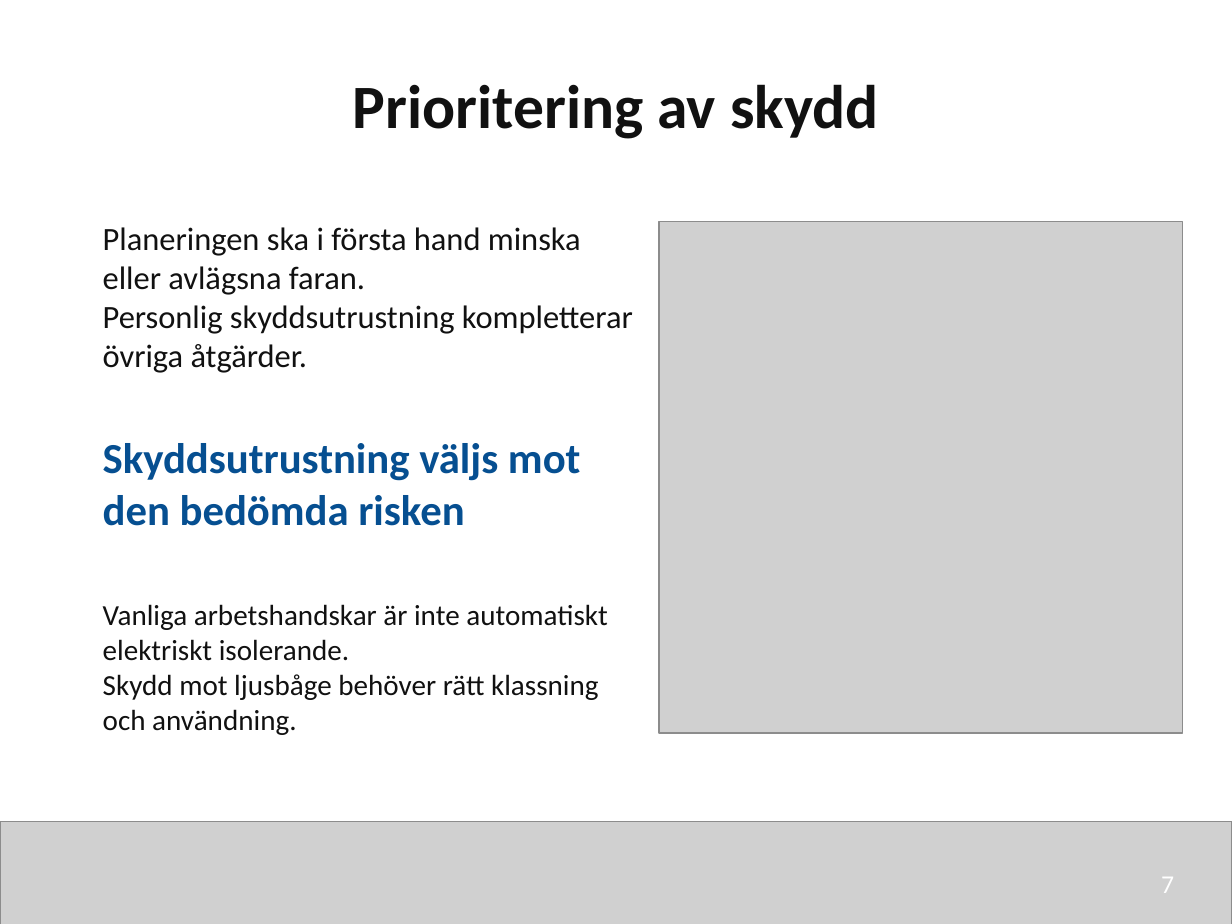
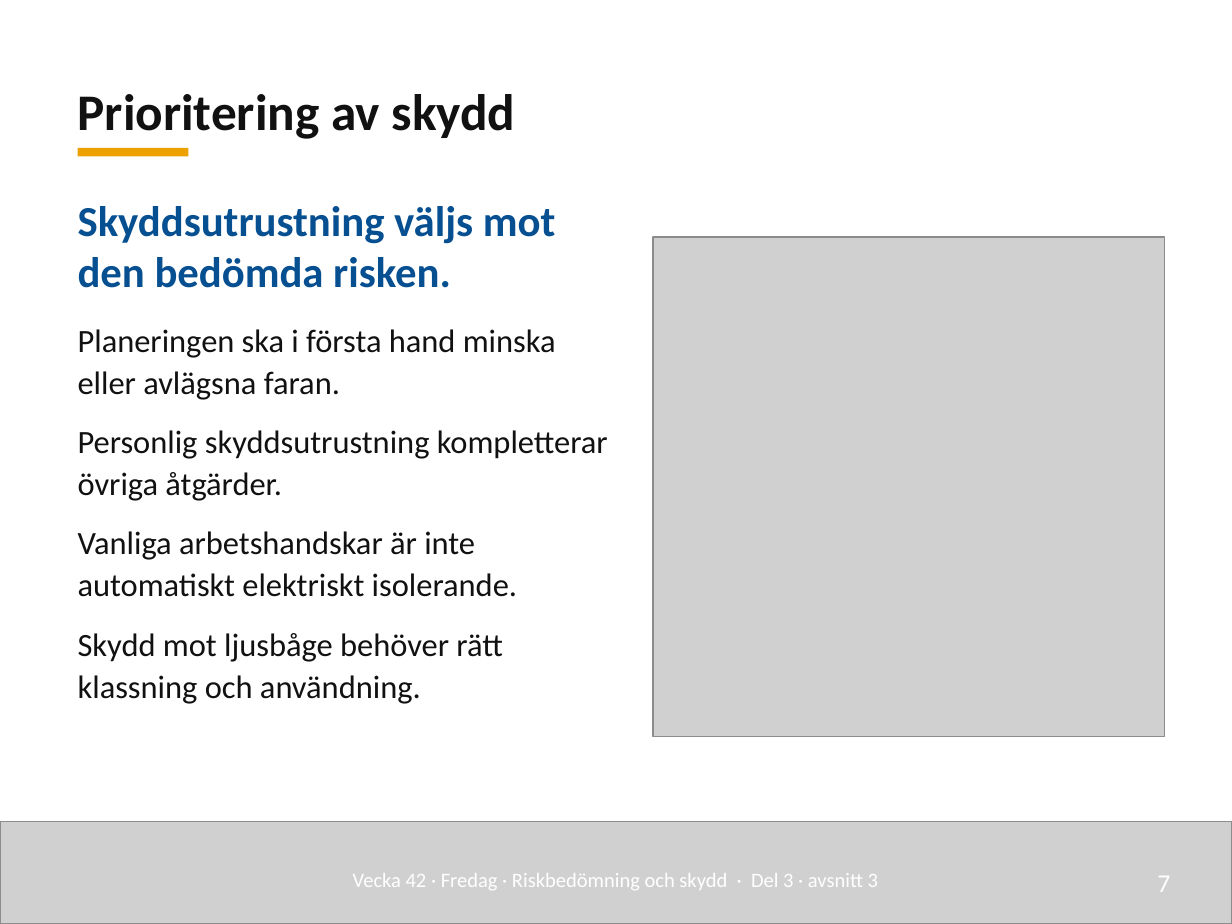
Before and after one commit to nj22az/nj22az.github.io, a slide deck: slide 7 of sjoskolan/vecka-42/aktuell/v42_03_Riskbedomning_och_skydd_elev.pptx. Drawn at 1232x924 pixels with LibreOffice and Linux fonts; fonts in the diff are those of the drawing; grey boxes stand for pictures. Boxes give left, top, right and bottom in pixels: in the first picture for what was removed or moved away, otherwise in the second. Text is boxed around its words. In the diff, an @@ line names an element or a change of style, - is before the commit and + after.

```diff
--- a/sjoskolan/vecka-42/aktuell/v42_03_Riskbedomning_och_skydd_elev.pptx
+++ b/sjoskolan/vecka-42/aktuell/v42_03_Riskbedomning_och_skydd_elev.pptx
@@ text "Prioritering av skydd": place and size @@
-text "Prioritering av skydd" at <box>353,84,879,139</box>
+text "Prioritering av skydd" at <box>78,94,516,139</box>
@@ text "Prioritering av skydd" at <box>78,94,516,139</box>: size 36 to 30 pt; alignment centre to left; line spacing 1 to 1.08; vertical alignment top to bottom @@
@@ rectangle added at <box>78,148,188,156</box>, fill #EDA100 @@
@@ text "Skyddsutrustning väljs mot den bedömda ...": place and size @@
-text "Skyddsutrustning väljs mot den bedömda ..." at <box>103,604,608,735</box>
+text "Skyddsutrustning väljs mot den bedömda ..." at <box>78,206,608,704</box>
@@ text at <box>78,206,608,501</box>: paragraphs added @@
+Skyddsutrustning väljs mot den bedömda risken.
+Planeringen ska i första hand minska eller avlägsna faran.
+Personlig skyddsutrustning kompletterar övriga åtgärder.
@@ text removed at <box>103,227,633,373</box> @@
-Planeringen ska i första hand minska eller avlägsna faran.
-Personlig skyddsutrustning kompletterar övriga åtgärder.
@@ picture: place and size @@
-picture at <box>659,222,1183,733</box>
+picture at <box>653,237,1164,736</box>
@@ text removed at <box>103,443,581,526</box> @@
-Skyddsutrustning väljs mot den bedömda risken
@@ text at <box>78,531,517,704</box>: size 17 to 19 pt in "Vanliga arbetshandskar är inte automatiskt elektriskt isoler ...", "Skydd mot ljusbåge behöver rätt klassning och ..."; line spacing 1 to 1.08; more space between paragraphs @@
@@ text "7" at <box>1157,876,1170,892</box>: line spacing 1 to 1.08 @@
@@ text added at <box>353,873,878,890</box>, 12 pt, text #FFFFFF @@
+Vecka 42 · Fredag · Riskbedömning och skydd · Del 3 · avsnitt 3
```
Also in this commit, not shown: 9 other slides changed, 11 slides added, 26 slides removed, 49 other files.
